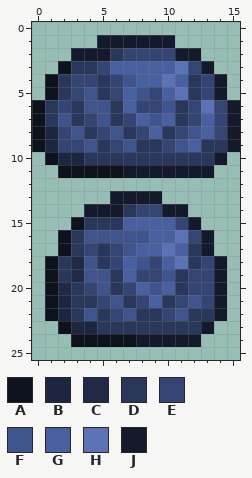
A pixel-art sprite gets an edit: Kasta/NPCs/KastaSlime.png. Above, as it was before the edit.
The file is 32x52 pixels, drawn in blocks of 2x2; one block is one cell here.
Palette (. is transparent): A #0d121d  B #1d2640  C #202a46  D #29375b  E #344573  F #3f548d  G #4860a0  H #5a73b5  J #141a2c
Pixels before, first column x 0:
 1 .....JJJJJJ.....
 2 ...JJJDEEEEJJ...
 3 ..ADDEGGGGGHEJ..
 4 .ADEEDEFGGHGDEJ.
 5 .ADEFDEGFEGHDEJ.
 6 ADEDFFDGEEFDEHEJ
 7 ADFDEFDEGFGDEGEJ
 8 ABEFDEFDEGDEFGEJ
 9 ABEEFDEFDDEFGDDJ
10 .ABBDDDDDDDDDDJ.
11 ..AAAAAJJJJJJJ..
12 ................
13 ......JJJJ......
14 ....JJJDEEJJ....
15 ...ADDDGGGGEJ...
16 ..ADFFFFFGGHEJ..
17 ..ADEDEFGGHGDJ..
18 .ADCFDEGFEGHDEJ.
19 .ADCFFDGEEFDEEJ.
20 .ACDEFDEGFGDEEJ.
21 .ABDDEFDEGDEFEJ.
22 .ABDFDEFDDEFDDJ.
23 ..ABBDDDDDDDDJ..
24 ...AAAAAJJJJJ...
The same view after the edit:
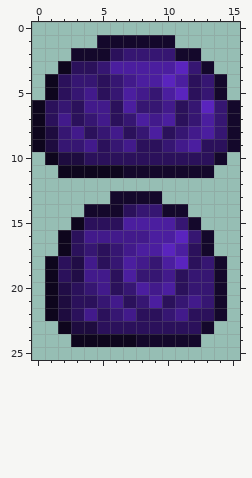
Edits made:
Colour A changes from #0d121d to #0e061d.
Colour B changes from #1d2640 to #1e0c3f.
Colour C changes from #202a46 to #210d46.
Colour D changes from #29375b to #2b115b.
Colour E changes from #344573 to #361672.
Colour F changes from #3f548d to #421a8b.
Colour G changes from #4860a0 to #4b1e9f.
Colour H changes from #5a73b5 to #5a24be.
Colour J changes from #141a2c to #14082b.
